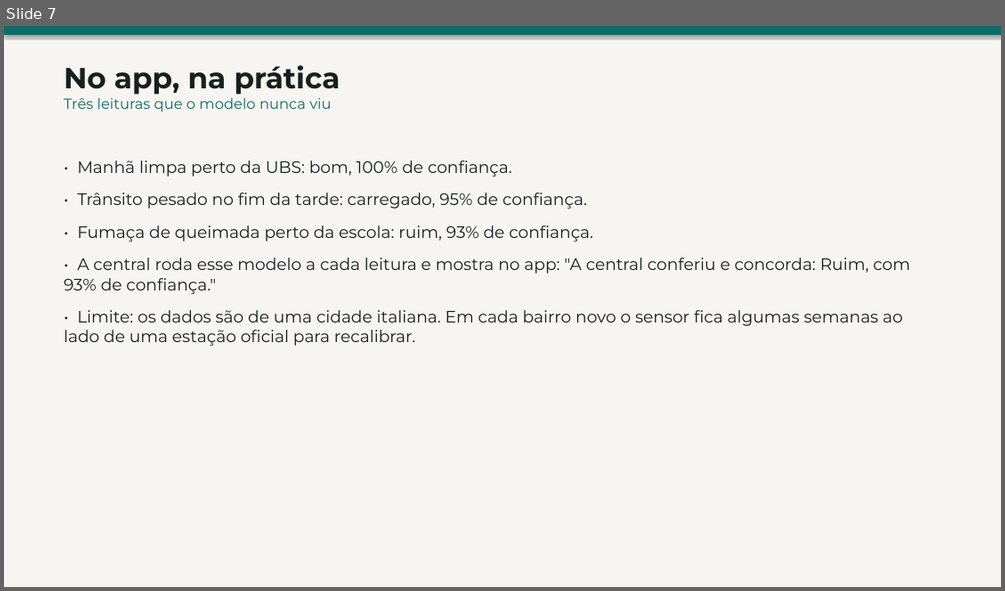
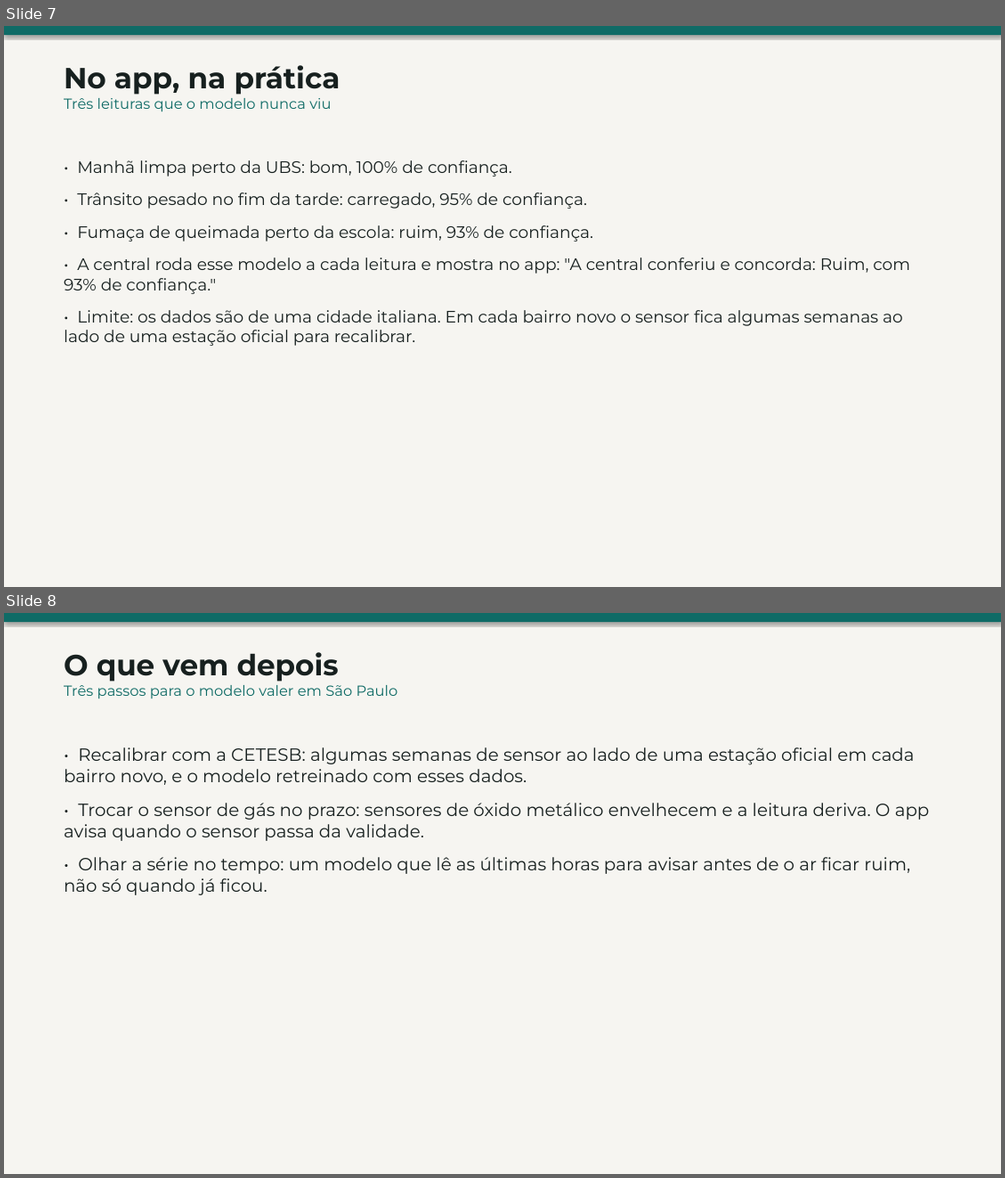
Before and after one commit to iskisraell/respiracidadao-gs, a slide deck: docs/06_RespiraCidadao_ML_Slides.pptx. Shown one above the other, each under a label of ours: slide 7 before the commit, slides 7 and 8 after it. The pictures are 1005x591 and 1005x1178 pixels, drawn with LibreOffice and Linux fonts; fonts in the diff are those of the drawing. Boxes give left, top, right and bottom in pixels: in the first picture for what was removed or moved away, otherwise in the second. Text is boxed around its words. In the diff, an @@ line names an element or a change of style, - is before the commit and + after.

```diff
--- a/docs/06_RespiraCidadao_ML_Slides.pptx
+++ b/docs/06_RespiraCidadao_ML_Slides.pptx
@@ slide 8 added at bbox=[4, 613, 1001, 1174], background #F6F5F1 @@
@@ rectangle added at bbox=[4, 613, 1001, 622], fill #0F6B66 @@
@@ text added at bbox=[64, 652, 398, 698], 14 pt, text #0F6B66 @@
+O que vem depois
+Três passos para o modelo valer em São Paulo
@@ text added at bbox=[64, 747, 930, 895], 17 pt, text #17201F @@
+• Recalibrar com a CETESB: algumas semanas de sensor ao lado de uma estação oficial em cada bairro novo, e o modelo retreinado com esses dados.
+• Trocar o sensor de gás no prazo: sensores de óxido metálico envelhecem e a leitura deriva. O app avisa quando o sensor passa da validade.
+• Olhar a série no tempo: um modelo que lê as últimas horas para avisar antes de o ar ficar ruim, não só quando já ficou.
```
Also in this commit, not shown: 2 slides changed, 55 other files.
